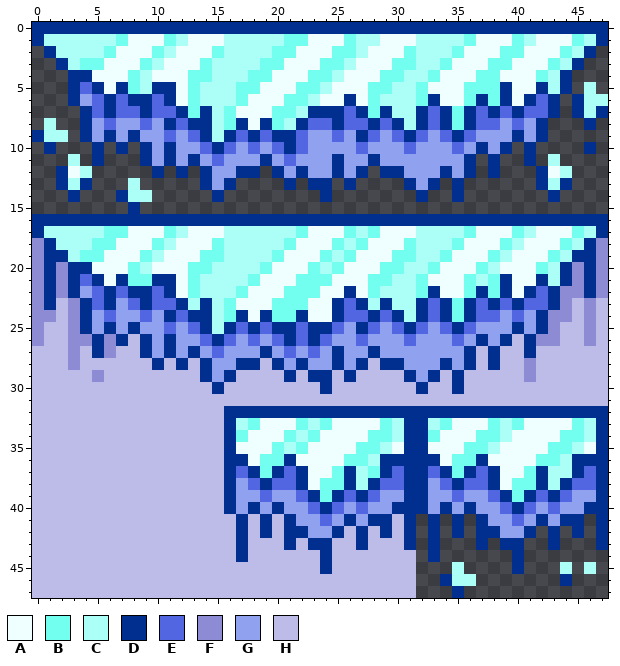
Pixel-art sprite, stored at assets/ice.png. Above, as it was before the edit.
The file is 48x48 pixels.
Palette (. is transparent): A #efffff  B #73ffef  C #abfff7  D #002f8f  E #5166e0  F #8c8bd3  G #90a1ef  H #bdbce8
And afterwards:
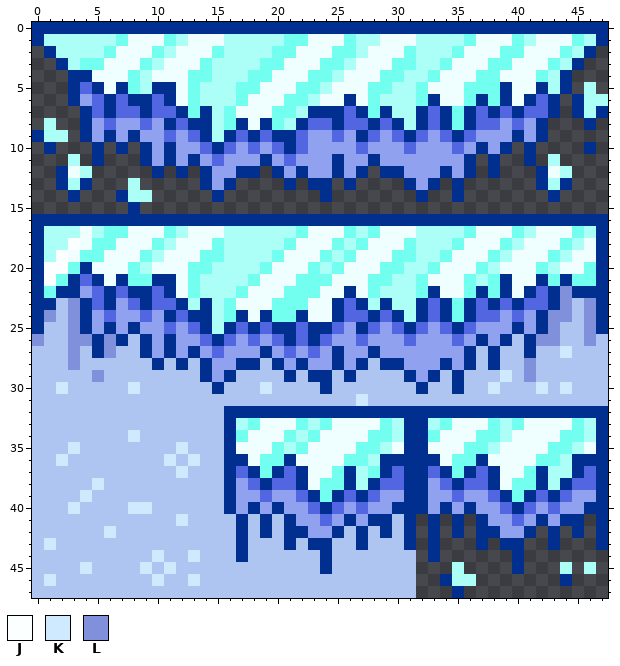
Colours new in this view: J #fbffff  K #cfe9ff  L #8190db
The edit:
Colour H changes from #bdbce8 to #aec4f1.
The edit turns colour C into colour A in rows 17 to 18 at x 4; in row 19 at x 3.
The edit turns colour D into colour A in row 18 at x 46; in row 19 at x 45 to 46; in row 20 at x 44.
The edit turns colour F into colour A in row 20 at x 45.
The edit turns colour C into colour B in row 21 at x 43.
The edit turns colour D into colour B in row 20 at x 3 and 46; in row 21 at x 46; in row 22 at x 1.
The edit turns colour F into colour B in row 21 at x 2 and 45.
The edit turns colour D into colour C in rows 18 to 19 at x 1.
The edit turns colour F into colour D in rows 18 to 21 at x 0 and 47; in row 22 at x 0, 2, 45 and 47; in rows 23 to 25 at x 0.
The edit turns colour H into colour D in rows 23 to 25 at x 47.
The edit turns colour C into colour J in row 18 at x 3.
The edit turns colour D into colour J in row 19 at x 2; in rows 20 to 21 at x 1.
The edit turns colour F into colour J in row 20 at x 2.
The edit turns colour H into colour K in row 27 at x 44; in row 29 at x 39; in row 30 at x 2, 8, 19, 38, 42 and 44; in row 31 at x 27; in row 34 at x 8; in row 35 at x 3 and 12.
The edit turns colour H into colour K in row 36 at x 2, 11 and 13; in row 37 at x 12; in row 38 at x 5; in row 39 at x 4; in row 40 at x 3 and 8 to 9; in row 41 at x 12.
The edit turns colour H into colour K in row 42 at x 6; in row 43 at x 1; in row 44 at x 10 and 13; in row 45 at x 4, 9 and 11; in row 46 at x 1, 10 and 13.
The edit turns colour F into colour L in row 22 at x 44; in row 23 at x 3, 44 and 46; in row 24 at x 1, 3, 43 to 44 and 46; in row 25 at x 3, 43 and 46; in row 26 at x 0, 3 to 4, 6, 42 to 43 and 46; in row 27 at x 3 and 6.
The edit turns colour F into colour L in row 28 at x 3 and 41; in row 29 at x 5 and 41.
Where, in picture pixels (left, top, right, bottom), the same in both pictures:
changed: (32, 226, 608, 598)
